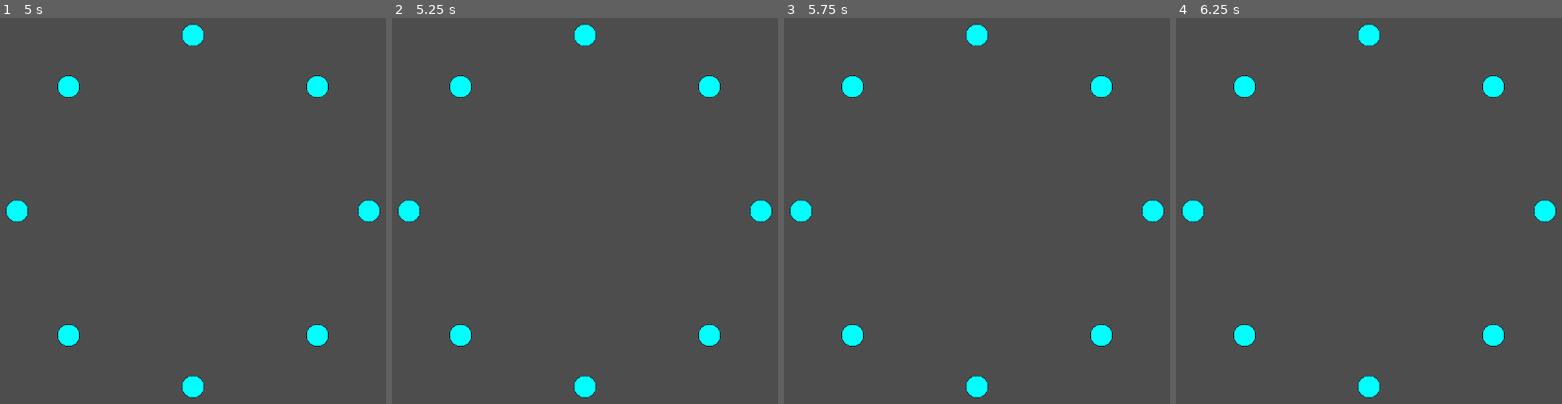
Above: before the commit, frames 1-4 (left to right).
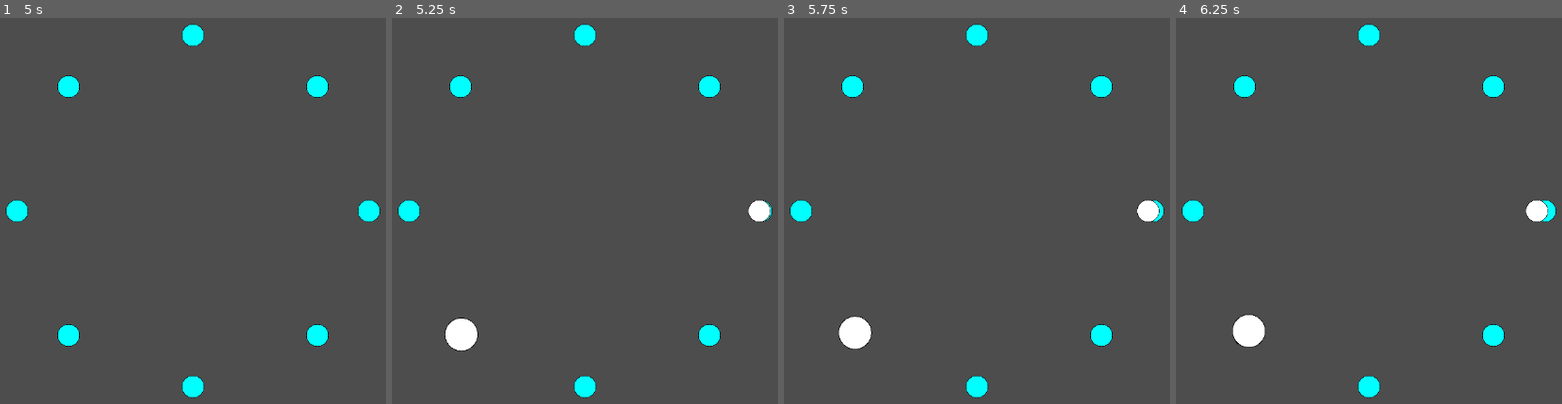
Above: after the commit, the same moments.

Repository: DarkerQueenSara/wave-defense
Game: Godot game, scene res://scenes/main_scene.tscn
Same seed, same stepped clock (60 frames per second), same inputs: the game is played once before the commit and once after it.
Inputs:
- Up to frame 1 (5 s): tap Enter at 0.5, 2, 3.5 s; tap Space at 1.25, 2.75, 4.25 s
- Up to frame 2 (5.25 s): no input
- Up to frame 3 (5.75 s): no input
- Up to frame 4 (6.25 s): no input

Frame 1 is identical in both runs. In frame 2, 0.9% of the frame differs, in the area x 13-99%, y 47-87%; in frame 3, 0.9%; in frame 4, 0.9%.

Commit message:
Turrets code done (minus taking damage)

Diff:
--- /dev/null
+++ b/scenes/bullet.tscn
@@ -0,0 +1,16 @@
+[gd_scene load_steps=3 format=3 uid="uid://cpsyannjrr76s"]
+
+[ext_resource type="Script" path="res://scripts/bullet.gd" id="1_7w8gn"]
+
+[sub_resource type="CircleShape2D" id="CircleShape2D_ynf11"]
+
+[node name="Bullet" type="Area2D"]
+script = ExtResource("1_7w8gn")
+
+[node name="CollisionShape2D" type="CollisionShape2D" parent="."]
+scale = Vector2(0.5, 0.5)
+shape = SubResource("CircleShape2D_ynf11")
+
+[node name="Sprite2D" type="Sprite2D" parent="."]
+
+[connection signal="body_entered" from="." to="." method="_on_body_entered"]
--- a/scenes/dummy_enemy.tscn
+++ b/scenes/dummy_enemy.tscn
@@ -1,9 +1,22 @@
-[gd_scene load_steps=2 format=3 uid="uid://jwab5ak57jqk"]
+[gd_scene load_steps=4 format=3 uid="uid://jwab5ak57jqk"]
 
 [ext_resource type="Texture2D" uid="uid://ij0awmc3l22c" path="res://sprites/800px-Circle_-_black_simple.svg.png" id="1_7q7wg"]
+[ext_resource type="Script" path="res://scripts/enemy.gd" id="1_12jnc"]
+
+[sub_resource type="CircleShape2D" id="CircleShape2D_huq2q"]
 
 [node name="DummyEnemy" type="Node2D"]
+script = ExtResource("1_12jnc")
+enemySpeed = 10.0
+enemyDamage = 1
+enemyHealth = 3
 
 [node name="Sprite2D" type="Sprite2D" parent="."]
 scale = Vector2(0.1, 0.1)
 texture = ExtResource("1_7q7wg")
+
+[node name="RigidBody2D" type="RigidBody2D" parent="."]
+
+[node name="CollisionShape2D" type="CollisionShape2D" parent="RigidBody2D"]
+scale = Vector2(3.5, 3.5)
+shape = SubResource("CircleShape2D_huq2q")
--- /dev/null
+++ b/scenes/fast_enemy.tscn
@@ -0,0 +1,7 @@
+[gd_scene load_steps=2 format=3 uid="uid://qp5t131wopr4"]
+
+[ext_resource type="PackedScene" uid="uid://jwab5ak57jqk" path="res://scenes/dummy_enemy.tscn" id="1_k15jd"]
+
+[node name="FastEnemy" instance=ExtResource("1_k15jd")]
+enemySpeed = 30.0
+enemyDamage = 2
--- /dev/null
+++ b/scenes/magnet.tscn
@@ -0,0 +1,7 @@
+[gd_scene load_steps=3 format=3 uid="uid://c2kscjm3ieb20"]
+
+[ext_resource type="PackedScene" uid="uid://nllg77omh6tn" path="res://scenes/turret_base.tscn" id="1_ecm02"]
+[ext_resource type="Script" path="res://scripts/magnet.gd" id="2_inptv"]
+
+[node name="Magnet" instance=ExtResource("1_ecm02")]
+script = ExtResource("2_inptv")
--- a/scenes/main_scene.tscn
+++ b/scenes/main_scene.tscn
@@ -1,8 +1,10 @@
-[gd_scene load_steps=4 format=3 uid="uid://cnv7cm5518vrg"]
+[gd_scene load_steps=6 format=3 uid="uid://cnv7cm5518vrg"]
 
 [ext_resource type="Script" path="res://scripts/spawn_point_holder.gd" id="1_a83y2"]
 [ext_resource type="Texture2D" uid="uid://ij0awmc3l22c" path="res://sprites/800px-Circle_-_black_simple.svg.png" id="1_wl7kx"]
-[ext_resource type="PackedScene" uid="uid://jwab5ak57jqk" path="res://scenes/dummy_enemy.tscn" id="2_smxux"]
+[ext_resource type="PackedScene" uid="uid://bcdknyqdtg00g" path="res://scenes/normal_enemy.tscn" id="2_ypghi"]
+[ext_resource type="PackedScene" uid="uid://qp5t131wopr4" path="res://scenes/fast_enemy.tscn" id="3_6ibv2"]
+[ext_resource type="PackedScene" uid="uid://dy5ntwxdt68ld" path="res://scenes/slow_enemy.tscn" id="4_6klbo"]
 
 [node name="MainScene" type="Node2D"]
 
@@ -11,7 +13,7 @@
 zoom = Vector2(0.5, 0.5)
 
 [node name="WaveTimer" type="Timer" parent="."]
-wait_time = 30.0
+wait_time = 5.0
 autostart = true
 
 [node name="CenterIsland" type="Node2D" parent="."]
@@ -20,7 +22,7 @@
 script = ExtResource("1_a83y2")
 startingEnemies = 2
 enemyGrowthFactor = 0.5
-enemyArray = Array[PackedScene]([ExtResource("2_smxux"), ExtResource("2_smxux"), ExtResource("2_smxux"), ExtResource("2_smxux")])
+enemyArray = Array[PackedScene]([ExtResource("2_ypghi"), ExtResource("3_6ibv2"), ExtResource("4_6klbo")])
 spawnPoints = [NodePath("SpawnPoint1"), NodePath("SpawnPoint2"), NodePath("SpawnPoint3"), NodePath("SpawnPoint4"), NodePath("SpawnPoint5"), NodePath("SpawnPoint6"), NodePath("SpawnPoint7"), NodePath("SpawnPoint8")]
 
 [node name="SpawnPoint1" type="Node2D" parent="SpawnPointHolder"]
--- /dev/null
+++ b/scenes/normal_enemy.tscn
@@ -0,0 +1,8 @@
+[gd_scene load_steps=2 format=3 uid="uid://bcdknyqdtg00g"]
+
+[ext_resource type="PackedScene" uid="uid://jwab5ak57jqk" path="res://scenes/dummy_enemy.tscn" id="1_c8cfx"]
+
+[node name="NormalEnemy" instance=ExtResource("1_c8cfx")]
+enemySpeed = 20.0
+enemyDamage = 5
+enemyHealth = 5
--- /dev/null
+++ b/scenes/projectile_turret.tscn
@@ -0,0 +1,14 @@
+[gd_scene load_steps=4 format=3 uid="uid://d0xdt4jxlkvxw"]
+
+[ext_resource type="PackedScene" uid="uid://nllg77omh6tn" path="res://scenes/turret_base.tscn" id="1_r68ck"]
+[ext_resource type="Script" path="res://scripts/projectile_turret.gd" id="2_ol8ld"]
+[ext_resource type="PackedScene" uid="uid://cpsyannjrr76s" path="res://scenes/bullet.tscn" id="3_37qyx"]
+
+[node name="ProjectileTurret" instance=ExtResource("1_r68ck")]
+script = ExtResource("2_ol8ld")
+projectile = ExtResource("3_37qyx")
+
+[node name="Timer" type="Timer" parent="." index="2"]
+autostart = true
+
+[connection signal="timeout" from="Timer" to="." method="_on_timer_timeout"]
--- /dev/null
+++ b/scenes/repel.tscn
@@ -0,0 +1,7 @@
+[gd_scene load_steps=3 format=3 uid="uid://ctmw1pv28juc0"]
+
+[ext_resource type="PackedScene" uid="uid://nllg77omh6tn" path="res://scenes/turret_base.tscn" id="1_6em5i"]
+[ext_resource type="Script" path="res://scripts/repel.gd" id="2_i06yp"]
+
+[node name="Repel" instance=ExtResource("1_6em5i")]
+script = ExtResource("2_i06yp")
--- /dev/null
+++ b/scenes/slow_enemy.tscn
@@ -0,0 +1,8 @@
+[gd_scene load_steps=2 format=3 uid="uid://dy5ntwxdt68ld"]
+
+[ext_resource type="PackedScene" uid="uid://jwab5ak57jqk" path="res://scenes/dummy_enemy.tscn" id="1_cal3c"]
+
+[node name="SlowEnemy" instance=ExtResource("1_cal3c")]
+scale = Vector2(1.5, 1.5)
+enemyDamage = 10
+enemyHealth = 10
--- /dev/null
+++ b/scenes/turret_base.tscn
@@ -0,0 +1,22 @@
+[gd_scene load_steps=3 format=3 uid="uid://nllg77omh6tn"]
+
+[ext_resource type="Script" path="res://scripts/turret_base.gd" id="1_epptn"]
+
+[sub_resource type="CircleShape2D" id="CircleShape2D_y0xya"]
+radius = 30.0
+
+[node name="TurretBase" type="Node2D"]
+script = ExtResource("1_epptn")
+
+[node name="Sprite2D" type="Sprite2D" parent="."]
+
+[node name="Marker2D" type="Marker2D" parent="Sprite2D"]
+position = Vector2(50, 0)
+
+[node name="Area2D" type="Area2D" parent="."]
+
+[node name="CollisionShape2D" type="CollisionShape2D" parent="Area2D"]
+shape = SubResource("CircleShape2D_y0xya")
+
+[connection signal="body_entered" from="Area2D" to="." method="_on_area_2d_body_entered"]
+[connection signal="body_exited" from="Area2D" to="." method="_on_area_2d_body_exited"]
--- /dev/null
+++ b/scripts/bullet.gd
@@ -0,0 +1,11 @@
+extends Area2D
+
+@export var speed : float = 750
+
+func _physics_process(delta):
+	position += transform.x * speed * delta
+
+func _on_body_entered(body: Node2D) -> void:
+	if body.is_in_group("enemies"):
+		body.get_parent().take_damage();
+	queue_free()
--- a/scripts/enemy.gd
+++ b/scripts/enemy.gd
@@ -4,10 +4,14 @@
 @export var enemyDamage: int;
 @export var enemyHealth: int;
 var currentHealth: int;
-
-# Called when the node enters the scene tree for the first time.
-func _ready() -> void:
-	look_at(Vector2(0,0))
+var currentLookAt: Vector2 = Vector2(0,0);
+var spawnPointPos: Vector2;
 
 func _physics_process(delta):
+	self.look_at(currentLookAt);
 	position += transform.x * enemySpeed * delta;
+
+func take_damage():
+	currentHealth -= 1;
+	if (currentHealth < 1):
+		self.queue_free();
--- /dev/null
+++ b/scripts/magnet.gd
@@ -0,0 +1,9 @@
+extends TurretBase
+
+func _on_area_2d_body_entered(body: Node2D) -> void:
+	super(body);
+	body.get_parent().currentLookAt(self.global_position);
+
+func _on_area_2d_body_exited(body: Node2D) -> void:
+	super(body);
+	body.get_parent().currentLookAt(Vector2(0,0));
--- /dev/null
+++ b/scripts/projectile_turret.gd
@@ -0,0 +1,29 @@
+extends TurretBase;
+
+@export var projectile: PackedScene;
+
+var enemy;
+
+func _physics_process(delta: float) -> void:
+	if (enemy_array.size() > 0):
+		select_enemy();
+		turn()
+
+func select_enemy():
+	var enemy_progress_array = [];
+	for i in enemy_array:
+		enemy_progress_array.append(i.distance_to(Vector2(0,0)));
+	var closest_distance = enemy_progress_array.min();
+	var enemy_index = enemy_progress_array.find(closest_distance);
+	enemy = enemy_array[enemy_index];
+
+func turn():
+	if enemy: $Sprite2D.look_at(enemy.global_position);
+
+func fire():
+	var b = projectile.instantiate();
+	get_tree().root.add_child(b);
+	b.transform = $Sprite2D/Marker2D.global_transform;
+
+func _on_timer_timeout() -> void:
+	fire();
--- /dev/null
+++ b/scripts/repel.gd
@@ -0,0 +1,9 @@
+extends TurretBase
+
+func _on_area_2d_body_entered(body: Node2D) -> void:
+	super(body);
+	body.get_parent().currentLookAt(body.get_parent().spawnPointPos);
+
+func _on_area_2d_body_exited(body: Node2D) -> void:
+	super(body);
+	body.get_parent().currentLookAt(Vector2(0,0));
--- a/scripts/spawn_point_holder.gd
+++ b/scripts/spawn_point_holder.gd
@@ -17,13 +17,11 @@
 
 func getRandomEnemy() -> PackedScene:
 	var random_float = rng.randf();
-	if (random_float < 0.5):
+	if (random_float < 0.75):
 		return enemyArray[0];
-	if (random_float < 0.75):
+	if (random_float < 0.85):
 		return enemyArray[1];
-	if (random_float < 0.95):
-		return enemyArray[2];
-	return enemyArray[3];
+	return enemyArray[2];
 
 
 func _on_wave_timer_timeout() -> void:
@@ -34,3 +32,5 @@
 		var spawnedEnemy = randomEnemy.instantiate();
 		get_tree().get_root().add_child(spawnedEnemy);
 		spawnedEnemy.global_position = spawnPoints[index].global_position;
+		spawnedEnemy.look_at(Vector2(0, 0));
+		spawnedEnemy.spawnPointPos = spawnPoints[index].global_position;
--- /dev/null
+++ b/scripts/turret_base.gd
@@ -0,0 +1,11 @@
+extends Node2D
+
+class_name TurretBase
+
+var enemy_array = [];
+
+func _on_area_2d_body_entered(body: Node2D) -> void:
+	enemy_array.append(body.get_parent());
+
+func _on_area_2d_body_exited(body: Node2D) -> void:
+	enemy_array.remove(body.get_parent());
